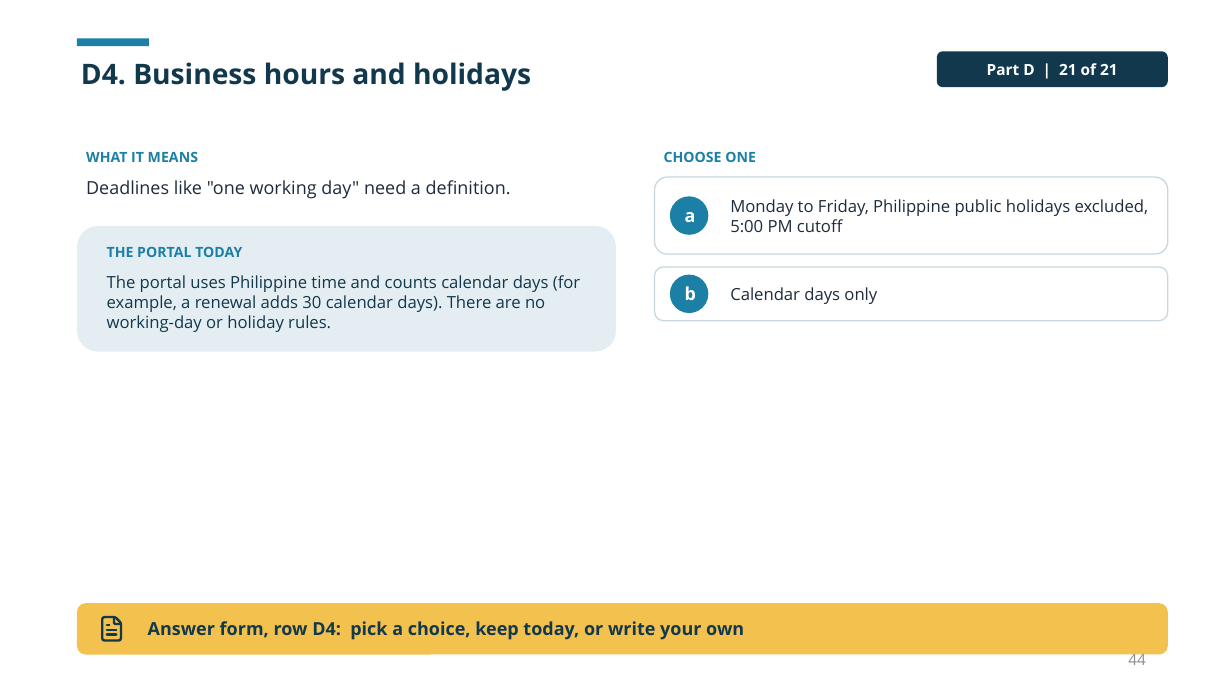
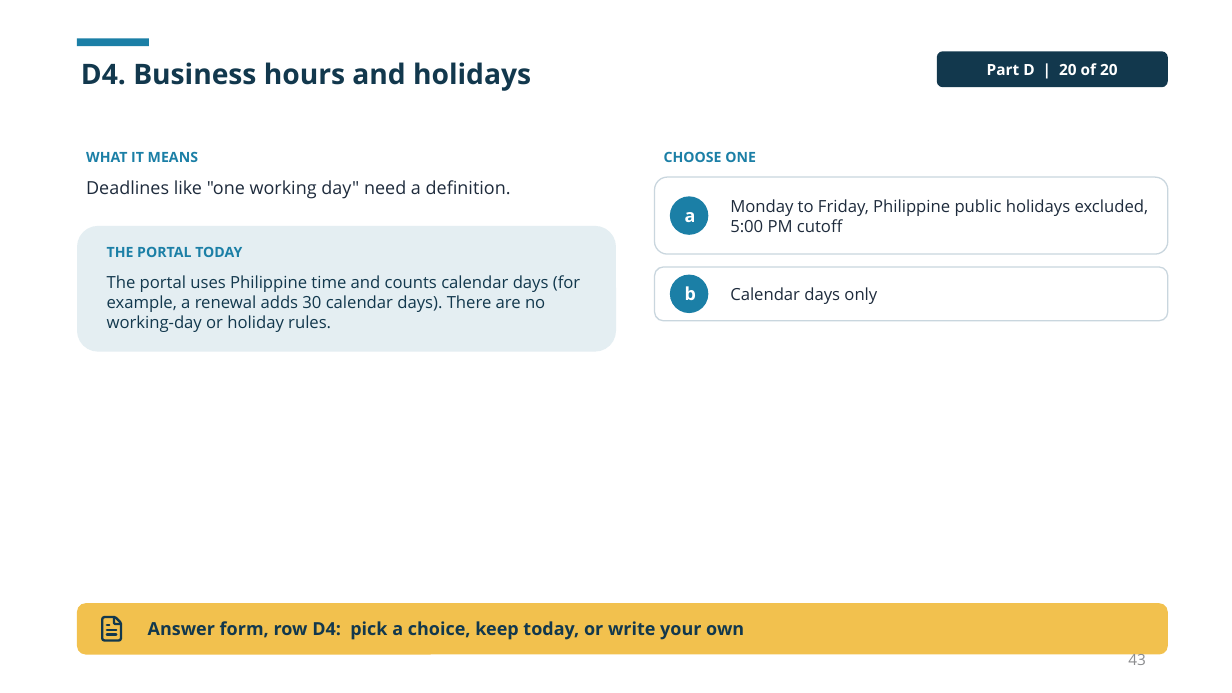
Before and after one commit to dbsuarez/dbgi-deal-registration-portal, a slide deck: slide 43 of docs/guides/Portal User Guide/Using the DBGI Portal.pptx (slide 44 before the commit). Drawn at 1232x693 pixels with LibreOffice and Linux fonts; fonts in the diff are those of the drawing. Boxes give left, top, right and bottom in pixels: in the first picture for what was removed or moved away, otherwise in the second. Text is boxed around its words. In the diff, an @@ line names an element or a change of style, - is before the commit and + after.

```diff
--- a/docs/guides/Portal User Guide/Using the DBGI Portal.pptx
+++ b/docs/guides/Portal User Guide/Using the DBGI Portal.pptx
@@ text in rounded rectangle at bbox=[987, 63, 1118, 75]: text changed @@
-Part D | 21 of 21
+Part D | 20 of 20
@@ page number at bbox=[1128, 651, 1146, 665]: text changed @@
-44
+43
```
Also in this commit, not shown: 21 other slides changed, 1 slide removed, 7 other files.
